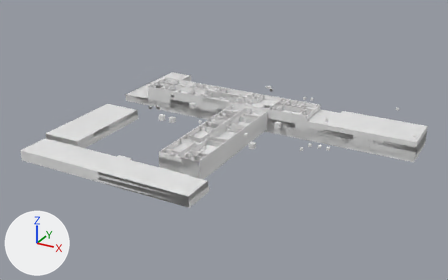
Before and after pictures for a commit that changed the glTF model public/pspu.glb.
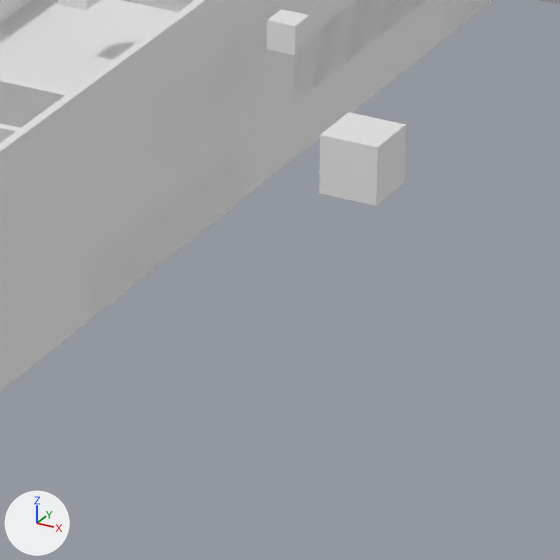
The first picture shows the older version from a 50 mm lens placed at (104.3, -188.0, 98.9), pointed at (-2.6, 6.4, 1.7). The close-ups show both versions on the part from 49% to 60% of the width and 47% to 64% of the height of that picture; other places that the commit changed are outside them. Lighting does not change. The marker at lower left points along +X, +Y and +Z. Where no turn or scale is listed for an object, it has been applied to the vertices.

In view in the first close-up: 'f_ground', 'f_walls', 'g_walls', 'gt_DepartmentOfAppliedInformatics', 'm_1walls', 'm_2walls', 'm_4walls', 's_walls', 't_walls', 'tt_V'.
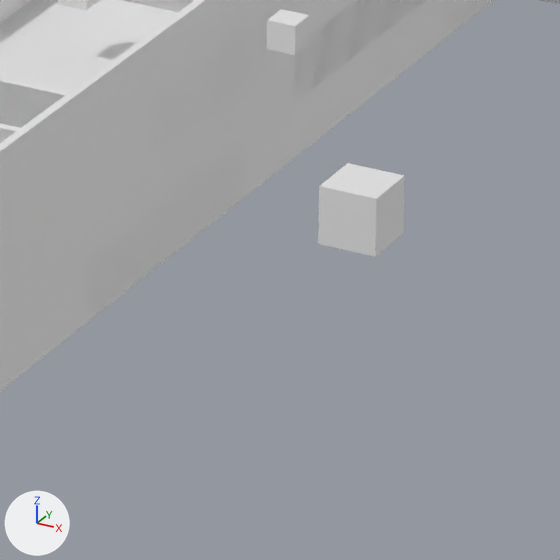
Pixel boxes (x1, y1, x2, y2) of what changed, in the close-ups (560 x 560 px):
'gt_DepartmentOfAppliedInformatics', moved
    before: (319, 112, 406, 206)
    after: (318, 163, 405, 257)

The change, as a list of edits to the scene's bpy script:
```text
Change ob_gt_departmentofappliedinformatics:
    ob_gt_departmentofappliedinformatics.location: (12.71, 0.32, 5.0) -> (12.71, 0.32, 3.25)
```
